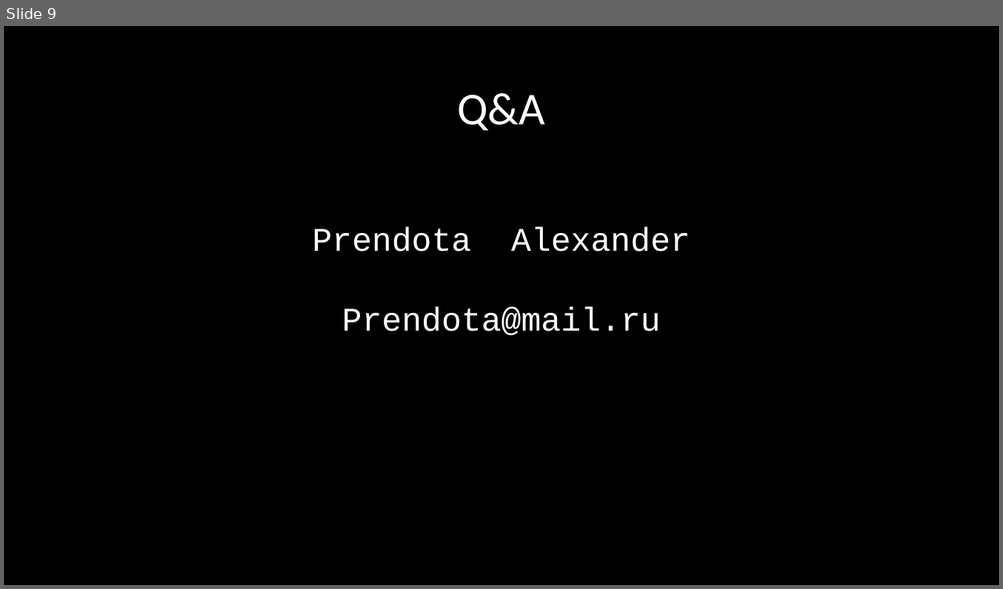
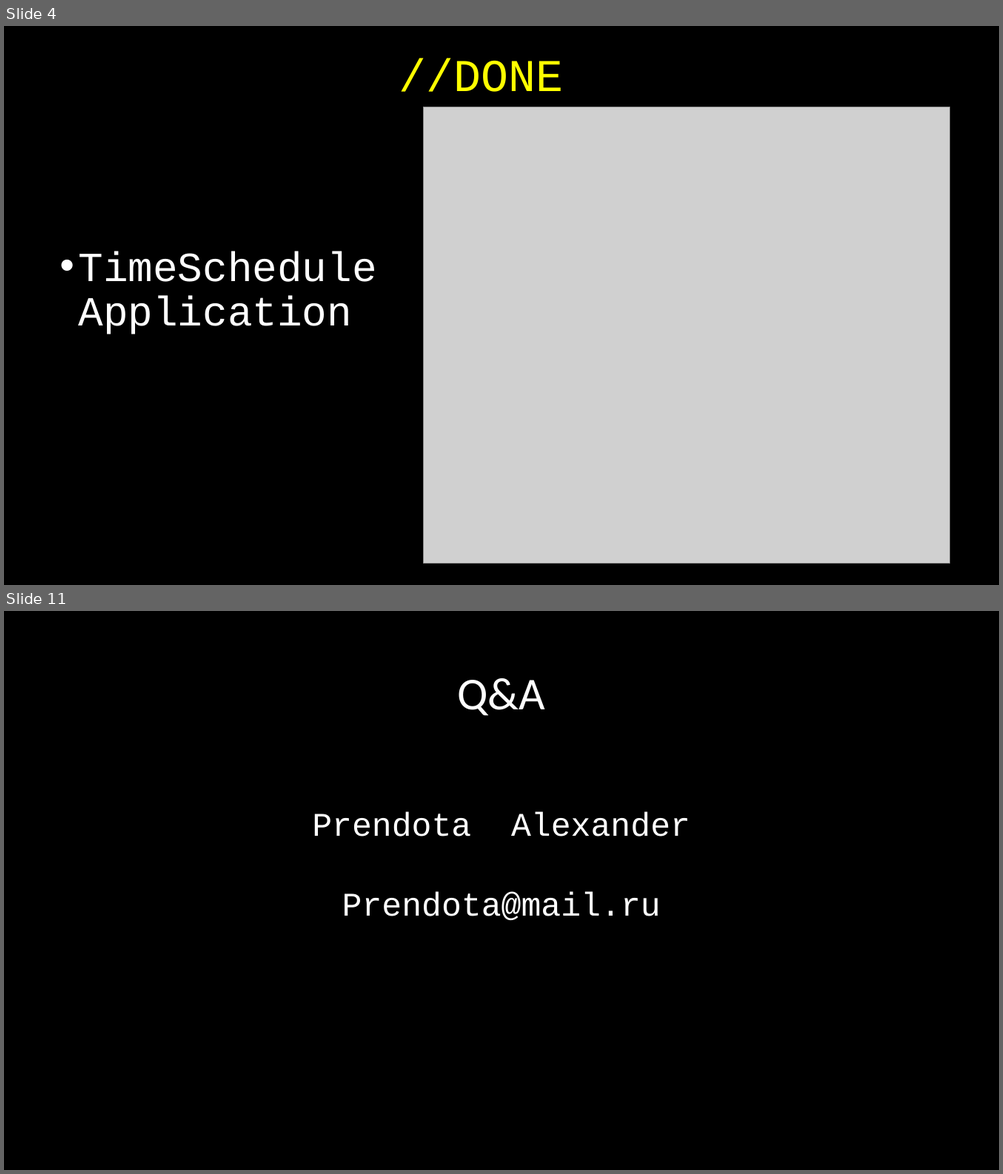
Before and after one commit to AlexanderPrendota/Schweizerische-Bundesbahnen, a slide deck: Project plan/The final All Hands Meeting.pptx. Shown one above the other, each under a label of ours: slide 9 before the commit, slides 4 and 11 after it; the slides between them are not shown. The pictures are 1003x589 and 1003x1174 pixels, drawn with LibreOffice and Linux fonts; fonts in the diff are those of the drawing; grey boxes stand for pictures. Boxes give left, top, right and bottom in pixels: in the first picture for what was removed or moved away, otherwise in the second. Text is boxed around its words. In the diff, an @@ line names an element or a change of style, - is before the commit and + after.

```diff
--- a/Project plan/The final All Hands Meeting.pptx
+++ b/Project plan/The final All Hands Meeting.pptx
@@ slide 4 added at box(4, 26, 999, 585), background #000000 @@
@@ title added at box(399, 59, 563, 92), 44 pt, text #FFFF00 @@
+//DONE
@@ picture added at box(424, 107, 949, 564) @@
@@ text added at box(79, 251, 377, 335), 40 pt, text #FFFFFF @@
+• TimeSchedule Application
@@ what was slide 9 is now slide 11 @@
```
Also in this commit, not shown: 4 slides changed, 5 other slides added, 4 slides removed, 5 other files.
